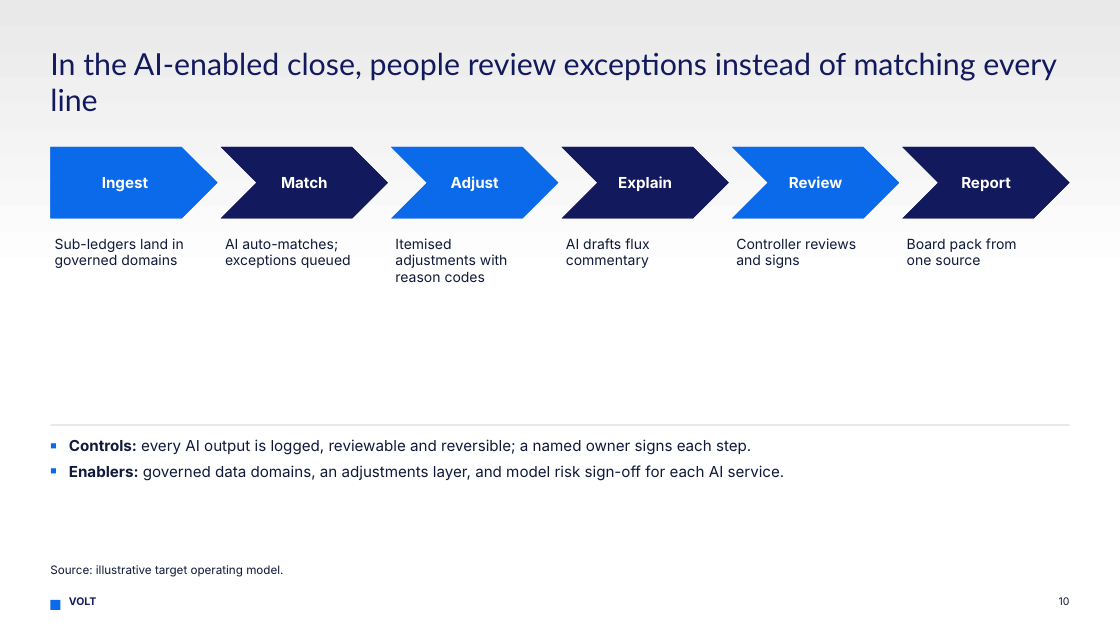
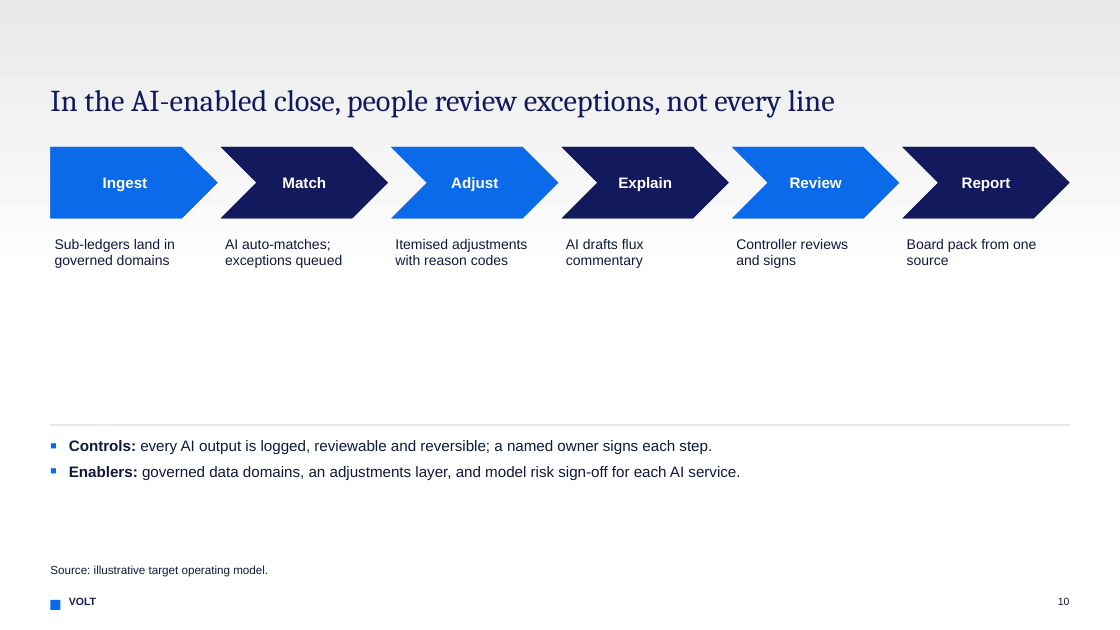
Before and after one commit to rshetty66/VOLT-Main, a slide deck: slide 10 of .claude/skills/consulting-ppt-template/examples/sample-deck.pptx. Drawn at 1120x630 pixels with LibreOffice and Linux fonts; fonts in the diff are those of the drawing. Boxes give left, top, right and bottom in pixels: in the first picture for what was removed or moved away, otherwise in the second. Text is boxed around its words. In the diff, an @@ line names an element or a change of style, - is before the commit and + after.

```diff
--- a/.claude/skills/consulting-ppt-template/examples/sample-deck.pptx
+++ b/.claude/skills/consulting-ppt-template/examples/sample-deck.pptx
@@ title at [50, 90, 835, 118]: text changed; font Lato to Cambria @@
-In the AI-enabled close, people review exceptions instead of matching every line
+In the AI-enabled close, people review exceptions, not every line
@@ font Inter to Arial in 13 elements at [55, 239, 175, 268], [221, 147, 388, 218], [225, 239, 343, 268], [395, 239, 527, 265], [566, 239, 644, 268], [733, 147, 900, 218], [736, 239, 848, 268], [902, 147, 1070, 218], [907, 239, 1036, 265], [69, 440, 740, 480], [50, 565, 268, 577], [69, 597, 96, 605], [1058, 597, 1070, 605] @@
```
Also in this commit, not shown: 11 other slides changed, 9 other files.
